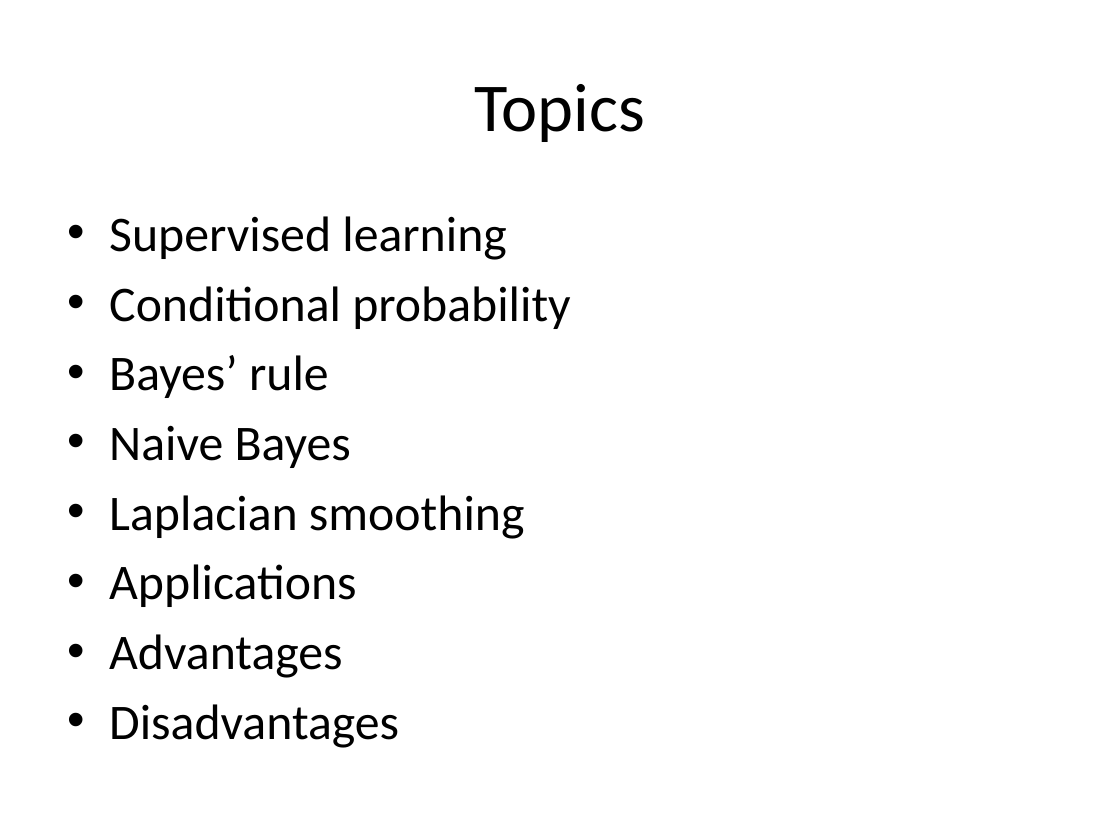
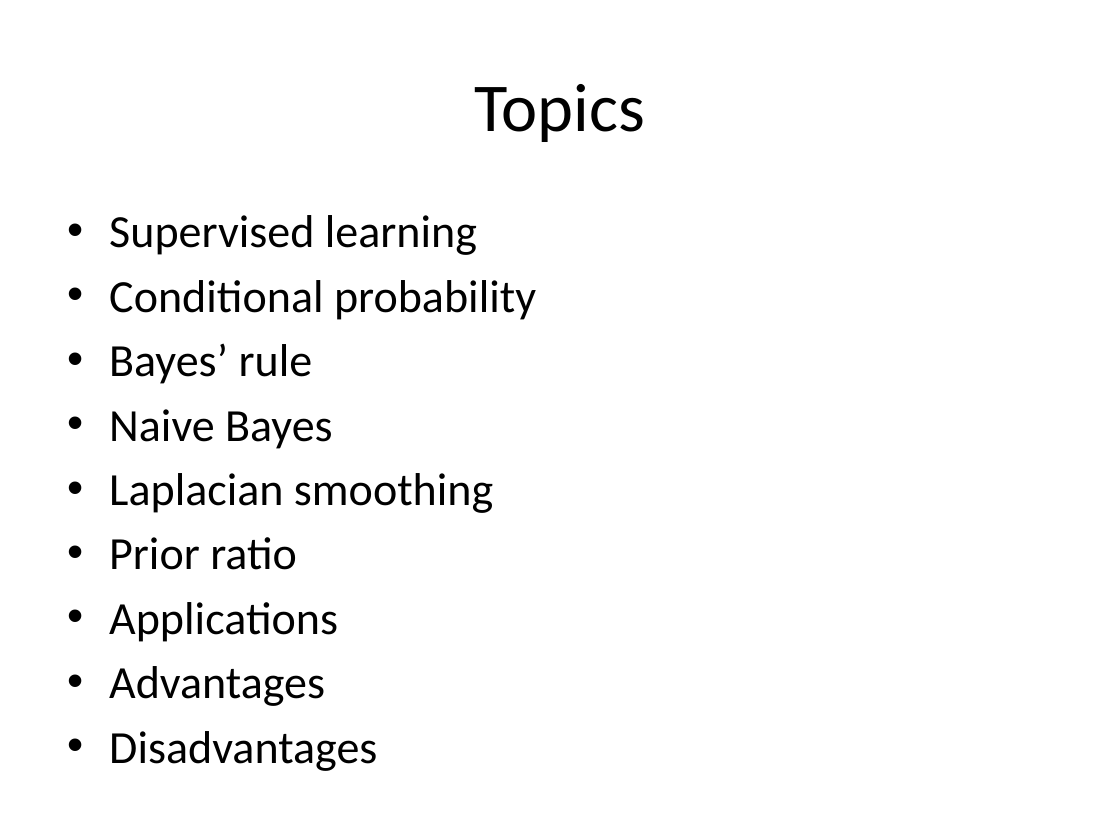
Before and after one commit to look4pritam/ArtificialIntelligence, a slide deck: slide 2 of MachineLearning/NaiveBayes/NaiveBayes.pptx. Drawn at 1120x840 pixels with LibreOffice and Linux fonts; fonts in the diff are those of the drawing. Boxes give left, top, right and bottom in pixels: in the first picture for what was removed or moved away, otherwise in the second. Text is boxed around its words. In the diff, an @@ line names an element or a change of style, - is before the commit and + after.

```diff
--- a/MachineLearning/NaiveBayes/NaiveBayes.pptx
+++ b/MachineLearning/NaiveBayes/NaiveBayes.pptx
@@ text at <box>109,215,536,771</box>: size 32 to 29.6 pt @@
@@ text at <box>109,537,297,570</box>: paragraph added @@
+• Prior ratio
```
Also in this commit, not shown: 1 other slide changed, 1 slide added.
